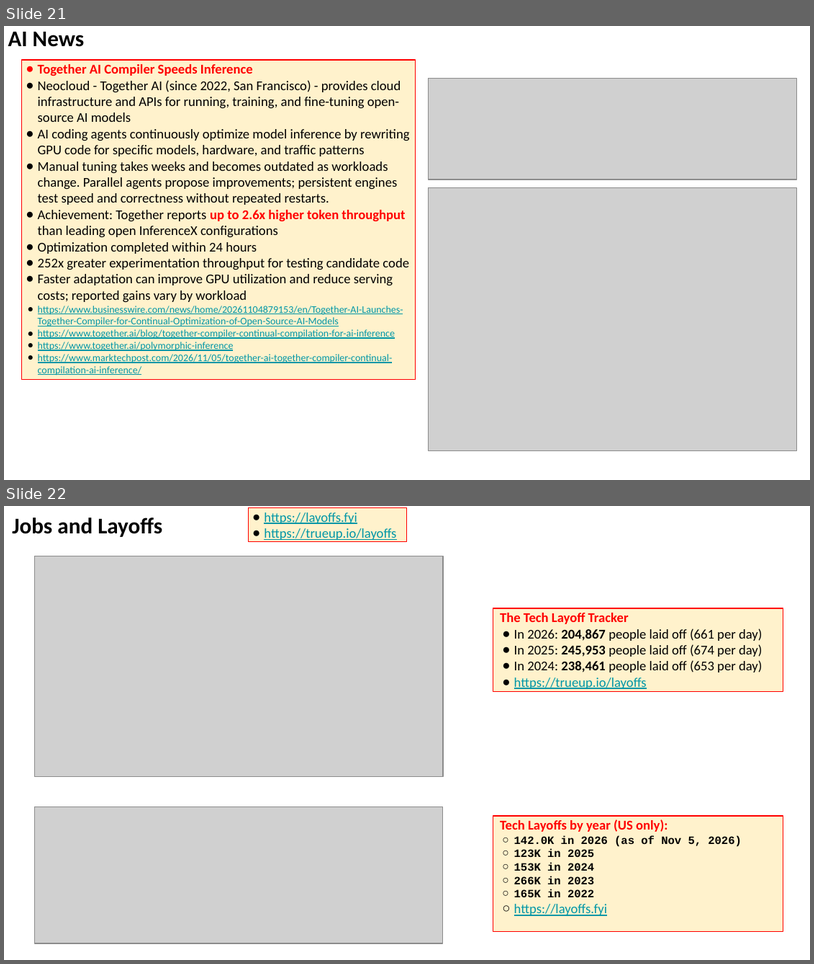
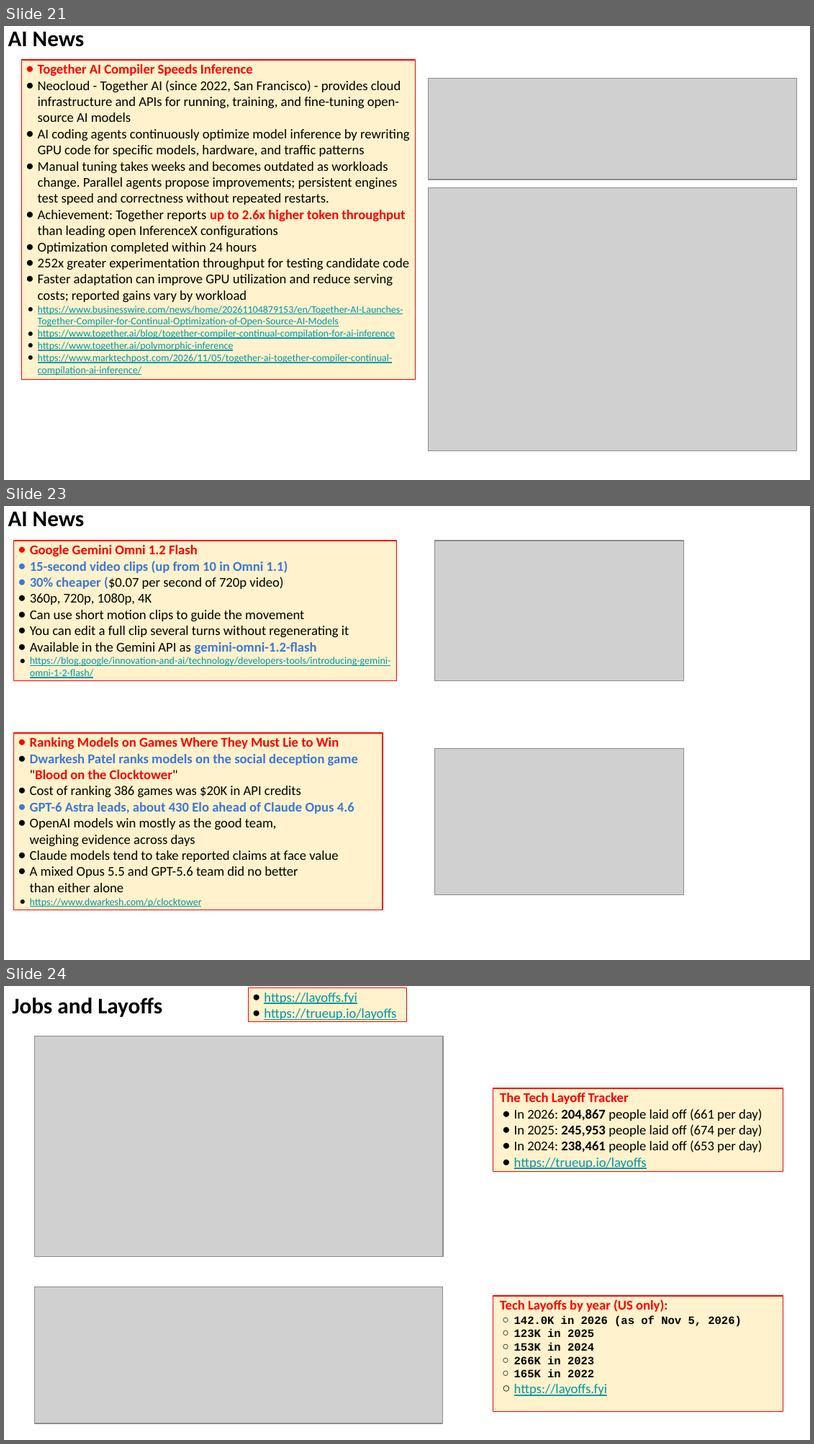
Before and after one commit to lselector/seminar, a slide deck: 2026/2026-11-06-AI-News.pptx. Shown one above the other, each under a label of ours: slides 21 and 22 before the commit, slides 21, 23 and 24 after it; the slides between them are not shown. The pictures are 814x964 and 814x1444 pixels, drawn with LibreOffice and Linux fonts; fonts in the diff are those of the drawing; grey boxes stand for pictures. Boxes give left, top, right and bottom in pixels: in the first picture for what was removed or moved away, otherwise in the second. Text is boxed around its words. In the diff, an @@ line names an element or a change of style, - is before the commit and + after.

```diff
--- a/2026/2026-11-06-AI-News.pptx
+++ b/2026/2026-11-06-AI-News.pptx
@@ slide 23 added at (4, 506, 810, 960), background #FFFFFF @@
@@ text added at (8, 511, 85, 527), 20 pt, text #000000, bold @@
+AI News
@@ rectangle added at (13, 541, 396, 681), fill #FFF2CC, outline #FF0000 0.75 pt, 12 pt, text #000000 @@
+● Google Gemini Omni 1.2 Flash
+● 15-second video clips (up from 10 in Omni 1.1)
+● 30% cheaper ($0.07 per second of 720p video)
+● 360p, 720p, 1080p, 4K
+● Can use short motion clips to guide the movement
+● You can edit a full clip several turns without regenerating it
+● Available in the Gemini API as gemini-omni-1.2-flash
+● https://blog.google/innovation-and-ai/technology/developers-tools/introducing-gemini-omni-1-2-flash/
@@ picture added at (435, 541, 684, 681) @@
@@ rectangle added at (13, 733, 382, 909), fill #FFF2CC, outline #FF0000 0.75 pt, 12 pt, text #000000 @@
+● Ranking Models on Games Where They Must Lie to Win
+● Dwarkesh Patel ranks models on the social deception game
+  "Blood on the Clocktower"
+● Cost of ranking 386 games was $20K in API credits
+● GPT-6 Astra leads, about 430 Elo ahead of Claude Opus 4.6
+● OpenAI models win mostly as the good team,
+  weighing evidence across days
+● Claude models tend to take reported claims at face value
+● A mixed Opus 5.5 and GPT-5.6 team did no better
+  than either alone
+● https://www.dwarkesh.com/p/clocktower
@@ picture added at (435, 748, 684, 894) @@
@@ what was slide 22 is now slide 24 @@
```
Also in this commit, not shown: 6 slides changed, 1 other slide added, 2 slides removed.
